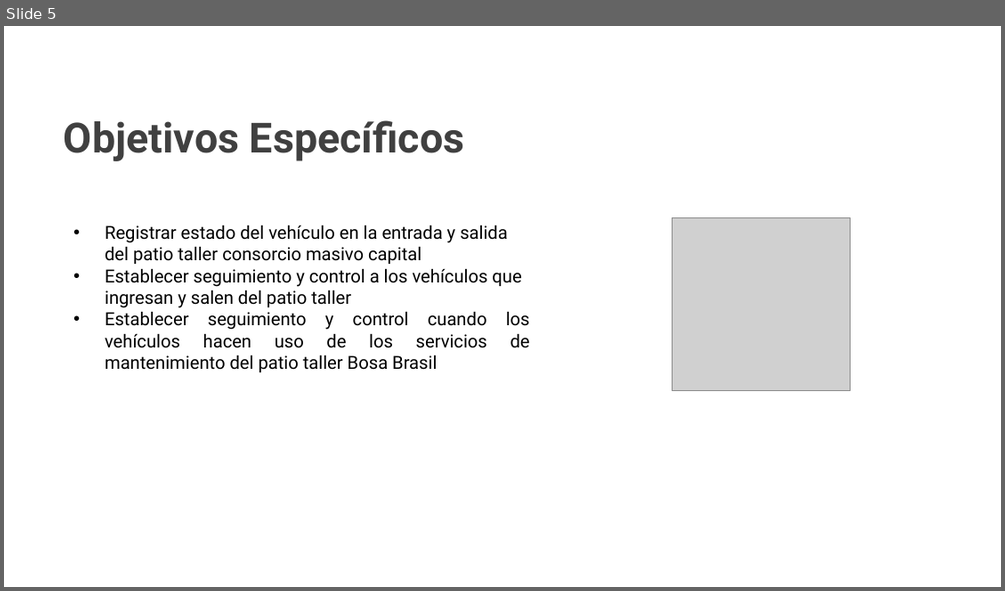
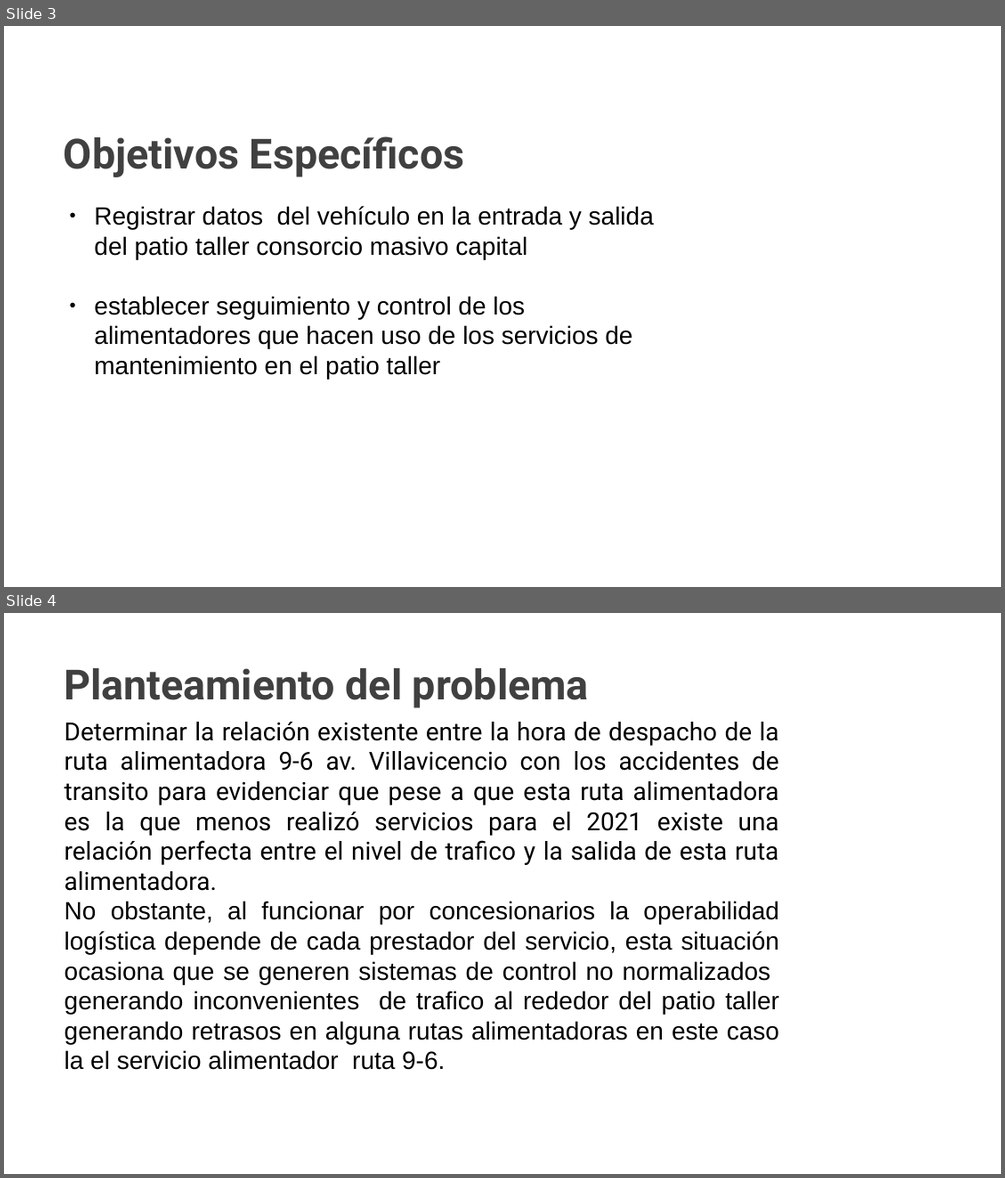
Before and after one commit to Mmartinez951/EntryQr, a slide deck: PresentaciónTIII/Presentación EntryMC.pptx. Shown one above the other, each under a label of ours: slide 5 before the commit, slides 3 and 4 after it. The pictures are 1005x591 and 1005x1178 pixels, drawn with LibreOffice and Linux fonts; fonts in the diff are those of the drawing; grey boxes stand for pictures; background and template pictures are left out. Boxes give left, top, right and bottom in pixels: in the first picture for what was removed or moved away, otherwise in the second. Text is boxed around its words. In the diff, an @@ line names an element or a change of style, - is before the commit and + after.

```diff
--- a/PresentaciónTIII/Presentación EntryMC.pptx
+++ b/PresentaciónTIII/Presentación EntryMC.pptx
@@ slide 4 added at <box>4,613,1001,1174</box>, background picture (left out) @@
@@ text added at <box>64,668,589,708</box>, 30 pt, text #404040, bold @@
+Planteamiento del problema
@@ text added at <box>65,722,779,1070</box>, 18 pt, text #000000 @@
+Determinar la relación existente entre la hora de despacho de la ruta alimentadora 9-6 av. Villavicencio con los accidentes de transito para evidenciar que pese a que esta ruta alimentadora es la que menos realizó servicios para el 2021 existe una relación perfecta entre el nivel de trafico y la salida de esta ruta alimentadora.
+No obstante, al funcionar por concesionarios la operabilidad logística depende de cada prestador del servicio, esta situación ocasiona que se generen sistemas de control no normalizados generando inconvenientes de trafico al rededor del patio taller generando retrasos en alguna rutas alimentadoras en este caso la el servicio alimentador ruta 9-6.
@@ what was slide 5 is now slide 3 @@
@@ slide 3 changed as well @@
@@ text "Objetivos Específicos": place and size @@
-text "Objetivos Específicos" at <box>64,120,465,161</box>
+text "Objetivos Específicos" at <box>64,136,465,177</box>
@@ text "Objetivos Específicos" at <box>64,136,465,177</box>: list level 2 to 1 in "Objetivos Específicos" @@
@@ text at <box>94,206,654,378</box>: text changed; size 13 to 18 pt; font Roboto to Arial @@
-• Registrar estado del vehículo en la entrada y salida del patio taller consorcio masivo capital
-• Establecer seguimiento y control a los vehículos que ingresan y salen del patio taller
-• Establecer seguimiento y control cuando los vehículos hacen uso de los servicios de mantenimiento del patio taller Bosa Brasil
+● Registrar datos del vehículo en la entrada y salida del patio taller consorcio masivo capital
+● establecer seguimiento y control de los alimentadores que hacen uso de los servicios de mantenimiento en el patio taller
@@ picture removed at <box>672,217,850,390</box> @@
```
Also in this commit, not shown: 3 other slides changed, 4 other slides added, 5 slides removed.
